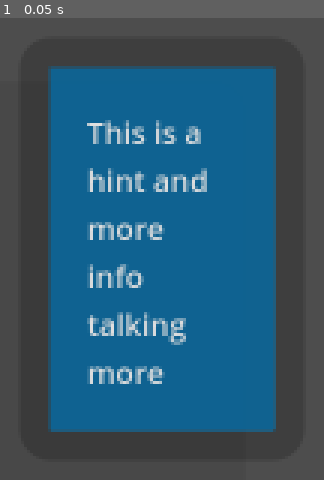
Above: before the commit, frame 1.
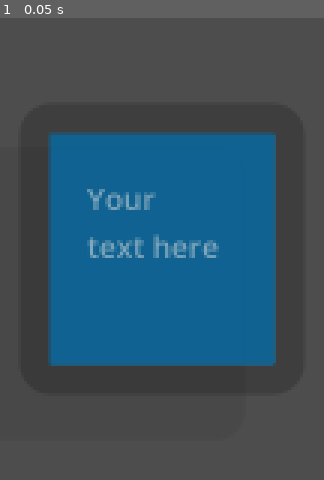
Above: after the commit, the same moment.

Repository: HUG-DEALR/conways_gow
Game: Godot game, scene res://Scenes/Props/hint_text_box.tscn
Same seed, same stepped clock (60 frames per second), same inputs: the game is played once before the commit and once after it. This scene is started directly instead of the project's main scene.
Inputs:
- Up to frame 1 (0.05 s): no input

The runs differ from the first frame. In frame 1, 25% of the frame differs, in the area x 14-86%, y 10-90%.

Commit message:
added dev command capacity

Diff:
--- a/Scenes/Menus/GUI_Build.tscn
+++ b/Scenes/Menus/GUI_Build.tscn
@@ -455,7 +455,6 @@
 autowrap_mode = 3
 
 [node name="Level_Settings_Root" type="PanelContainer" parent="."]
-visible = false
 layout_mode = 1
 anchors_preset = 8
 anchor_left = 0.5
--- a/Scenes/Menus/settings.tscn
+++ b/Scenes/Menus/settings.tscn
@@ -349,6 +349,56 @@
 theme_override_font_sizes/font_size = 30
 text = "Reset Campaign"
 
+[node name="Dev" type="VBoxContainer" parent="PanelContainer/MarginContainer/TabContainer"]
+visible = false
+layout_mode = 2
+theme_override_constants/separation = 0
+alignment = 1
+metadata/_tab_index = 2
+
+[node name="DEV_Target_Input" type="CodeEdit" parent="PanelContainer/MarginContainer/TabContainer/Dev"]
+custom_minimum_size = Vector2(0, 40)
+layout_mode = 2
+theme_override_font_sizes/font_size = 20
+placeholder_text = "Target"
+code_completion_enabled = true
+indent_automatic = true
+auto_brace_completion_enabled = true
+auto_brace_completion_highlight_matching = true
+
+[node name="DEV_CMD_Input" type="CodeEdit" parent="PanelContainer/MarginContainer/TabContainer/Dev"]
+custom_minimum_size = Vector2(0, 40)
+layout_mode = 2
+theme_override_font_sizes/font_size = 20
+placeholder_text = "Method"
+delimiter_strings = Array[String](["\" \"", "' '"])
+code_completion_enabled = true
+indent_automatic = true
+auto_brace_completion_enabled = true
+auto_brace_completion_highlight_matching = true
+
+[node name="DEV_Args_Input" type="CodeEdit" parent="PanelContainer/MarginContainer/TabContainer/Dev"]
+custom_minimum_size = Vector2(0, 40)
+layout_mode = 2
+theme_override_font_sizes/font_size = 20
+placeholder_text = "Parameters"
+delimiter_strings = Array[String](["\" \"", "' '"])
+code_completion_enabled = true
+indent_automatic = true
+auto_brace_completion_enabled = true
+auto_brace_completion_highlight_matching = true
+
+[node name="Execute_Dev_Button" type="Button" parent="PanelContainer/MarginContainer/TabContainer/Dev"]
+layout_mode = 2
+theme_override_font_sizes/font_size = 30
+text = "Execute"
+
+[node name="DEV_Feedback" type="Label" parent="PanelContainer/MarginContainer/TabContainer/Dev"]
+custom_minimum_size = Vector2(100, 150)
+layout_mode = 2
+theme_override_font_sizes/font_size = 20
+autowrap_mode = 3
+
 [node name="Back" type="Button" parent="PanelContainer/MarginContainer"]
 custom_minimum_size = Vector2(50, 50)
 layout_mode = 2
@@ -396,4 +446,5 @@
 vertical_alignment = 1
 
 [connection signal="pressed" from="PanelContainer/MarginContainer/TabContainer/Misc/HBoxContainer/Clear_Levels" to="." method="_on_clear_levels_pressed"]
+[connection signal="pressed" from="PanelContainer/MarginContainer/TabContainer/Dev/Execute_Dev_Button" to="." method="_on_execute_dev_button_pressed"]
 [connection signal="pressed" from="PanelContainer/MarginContainer/Back" to="." method="_on_back_pressed"]
--- a/Scenes/Props/hint_text_box.tscn
+++ b/Scenes/Props/hint_text_box.tscn
@@ -46,7 +46,6 @@
 theme_override_font_sizes/font_size = 20
 theme_override_styles/normal = ExtResource("2_s1h7k")
 theme_override_styles/read_only = ExtResource("2_s1h7k")
-text = "This is a hint and more info talking more"
 placeholder_text = "Your text here"
 wrap_mode = 1
 scroll_fit_content_height = true
--- a/Scripts/Global.gd
+++ b/Scripts/Global.gd
@@ -1,9 +1,12 @@
 extends Node
 
 # To do list
-# Pressing reset in campaign play reverts to loaded info
+# Pressing reset in campaign play reverts to loaded info - maybe already done
 # Gen number is saved with outcome
 # Hint boxes
+# Zones can be hidden
+# Optimise load vs preload usage
+# Settings
 
 const read_only_level_default_source_directory: String = "res://level_defaults/"
 const local_campaign_levels_directory: String = "user://campaign_levels/"
@@ -49,6 +52,7 @@
 	file.close()
 
 	if typeof(data) == TYPE_DICTIONARY:
+		print("Loading from " + file_path)
 		return data
 	else:
 		push_error("Failed to parse file: " + file_path + "\n" + str(typeof(data)) + "\n" + data)
@@ -143,6 +147,40 @@
 		destination_file.close()
 
 		print("Copied default level: " + file_name + "\n" + "to " + target_path)
+
+func repair_all_cgow_files(target_directory: String) -> void:
+	if target_directory.begins_with("res://") and not OS.has_feature("editor"):
+		push_error("DirAccess to project directory is not possible outside the project editor")
+		return
+	var directory_acess: DirAccess = DirAccess.open(target_directory)
+	if directory_acess == null:
+		push_error("Failed to open directory: " + target_directory)
+		return
+
+	directory_acess.list_dir_begin()
+	var file_name: String = directory_acess.get_next()
+
+	while file_name != "":
+		if not directory_acess.current_is_dir():
+			if file_name.get_extension() == "cgow":
+				var full_path: String = target_directory.path_join(file_name)
+
+				# Load file data
+				var data: Dictionary = load_from_file(full_path)
+				if data.is_empty():
+					push_error("Skipping invalid or empty file: " + full_path)
+					file_name = directory_acess.get_next()
+					continue
+
+				# Repair data
+				print(str(world_scene.repair_current_file_missing_parameters(data)) + " missing parameters repaired in " + file_name)
+
+				# Save repaired data back
+				save_to_file(data, full_path)
+
+		file_name = directory_acess.get_next()
+
+	directory_acess.list_dir_end()
 
 func get_offset_to_be_fully_visible(control: Control) -> Vector2:
 	var rect: Rect2 = control.get_global_rect()
--- a/Scripts/settings.gd
+++ b/Scripts/settings.gd
@@ -1,6 +1,14 @@
 extends Control
 
+@onready var tab_container: TabContainer = $PanelContainer/MarginContainer/TabContainer
 @onready var clear_campaign_levels_button: Button = $PanelContainer/MarginContainer/TabContainer/Misc/HBoxContainer/Clear_Levels
+@onready var dev_target_input: CodeEdit = $PanelContainer/MarginContainer/TabContainer/Dev/DEV_Target_Input
+@onready var dev_cmd_input: CodeEdit = $PanelContainer/MarginContainer/TabContainer/Dev/DEV_CMD_Input
+@onready var dev_args_input: CodeEdit = $PanelContainer/MarginContainer/TabContainer/Dev/DEV_Args_Input
+@onready var dev_feedback: Label = $PanelContainer/MarginContainer/TabContainer/Dev/DEV_Feedback
+
+func _ready() -> void:
+	tab_container.current_tab = 0
 
 func set_gui_visible(set_to_visible: bool) -> void:
 	visible = set_to_visible
@@ -49,8 +57,10 @@
 
 	directory_access.list_dir_end()
 	Global.sync_default_levels()
+	Global.repair_all_cgow_files(Global.local_campaign_levels_directory)
 	print("Campaign levels reset")
 	clear_campaign_levels_button.disabled = true
+	Global.world_scene.outcome_overlay.print_outcome("Campaign Reset", true)
 
 func _on_back_pressed() -> void:
 	Global.world_scene.button_signal("main")
@@ -58,3 +68,45 @@
 func _on_clear_levels_pressed() -> void:
 	clear_campaign_levels_button.disabled = true
 	show_confirm_clear_campaign_dialog()
+
+func _on_execute_dev_button_pressed() -> void:
+	dev_feedback.text = ""
+	var method: String = dev_cmd_input.text
+	var arguments: String = dev_args_input.text
+	var target_object: Object = Global
+	match dev_target_input.text:
+		"":
+			target_object = Global
+		"Global":
+			target_object = Global
+		"Global.world_scene":
+			target_object = Global.world_scene
+		_:
+			dev_feedback.text += "Unrecognised target" + "\n"
+			return
+	if not target_object.has_method(method):
+		dev_feedback.text += "Method not found in target" + "\n"
+		return
+
+	dev_feedback.text += str(target_object.callv(method, parse_arguments(arguments))) + "\n"
+
+func parse_arguments(argument_string: String) -> Array:
+	if argument_string.is_empty():
+		return []
+	var result: Array = []
+
+	for raw_arg in argument_string.split(","):
+		var arg = raw_arg.strip_edges()
+
+		# Try to infer type
+		if arg.is_valid_int():
+			result.append(int(arg))
+		elif arg.is_valid_float():
+			result.append(float(arg))
+		else:
+			# Treat as string (remove optional quotes)
+			if (arg.begins_with('"') and arg.ends_with('"')) or (arg.begins_with("'") and arg.ends_with("'")):
+				arg = arg.substr(1, arg.length() - 2)
+			result.append(arg)
+
+	return result
--- a/Scripts/world.gd
+++ b/Scripts/world.gd
@@ -34,6 +34,7 @@
 var menu_transition_tween: Tween
 var menus_active: bool = true
 var level_info_dict: Dictionary = {
+	"editable": true,
 	"grid_dimensions": Vector2i.ZERO,
 	"live_cells": {}, # format is index: ["cell type", number of live neighbours]
 	"can_build_zones": {}, # format is node: ["filter", Rect2]
@@ -558,6 +559,9 @@
 
 	var repaired_parameters: int = 0
 
+	if not level_dict.has("editable"):
+		level_dict["editable"] = true
+		repaired_parameters += 1
 	if not level_dict.has("grid_dimensions"):
 		level_dict["grid_dimensions"] = Vector2i.ZERO
 		repaired_parameters += 1
Not shown, changed: level_defaults/CampaignLevel_0000_Sandbox.cgow
